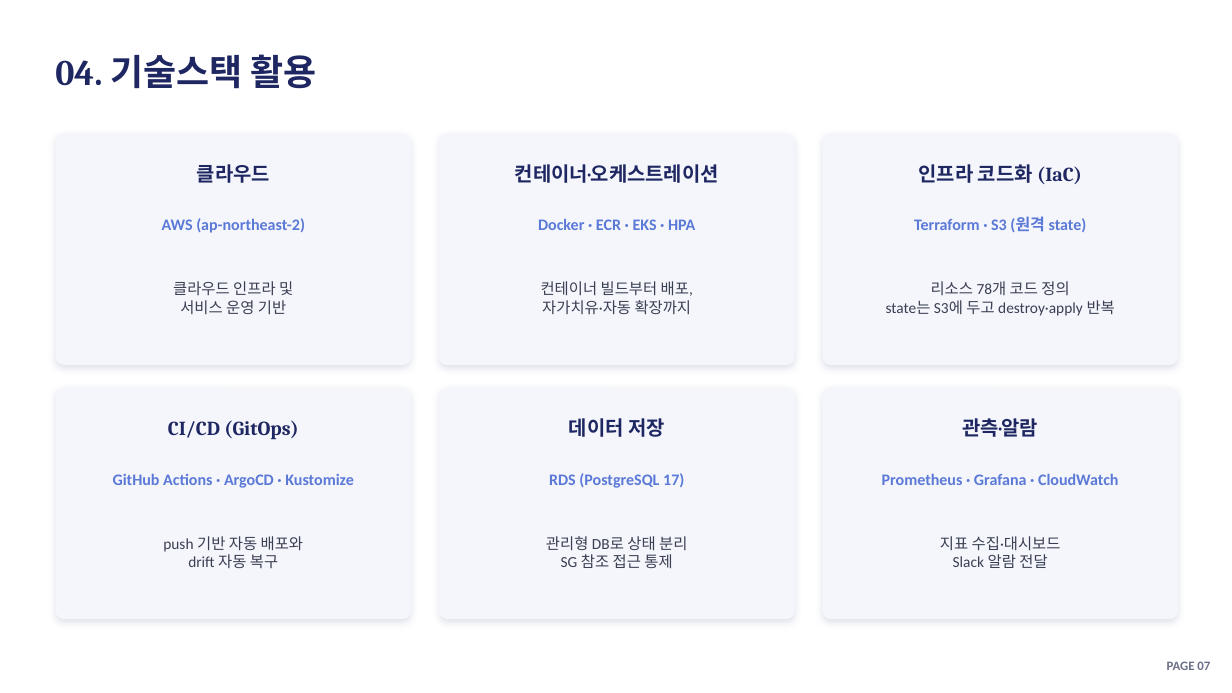
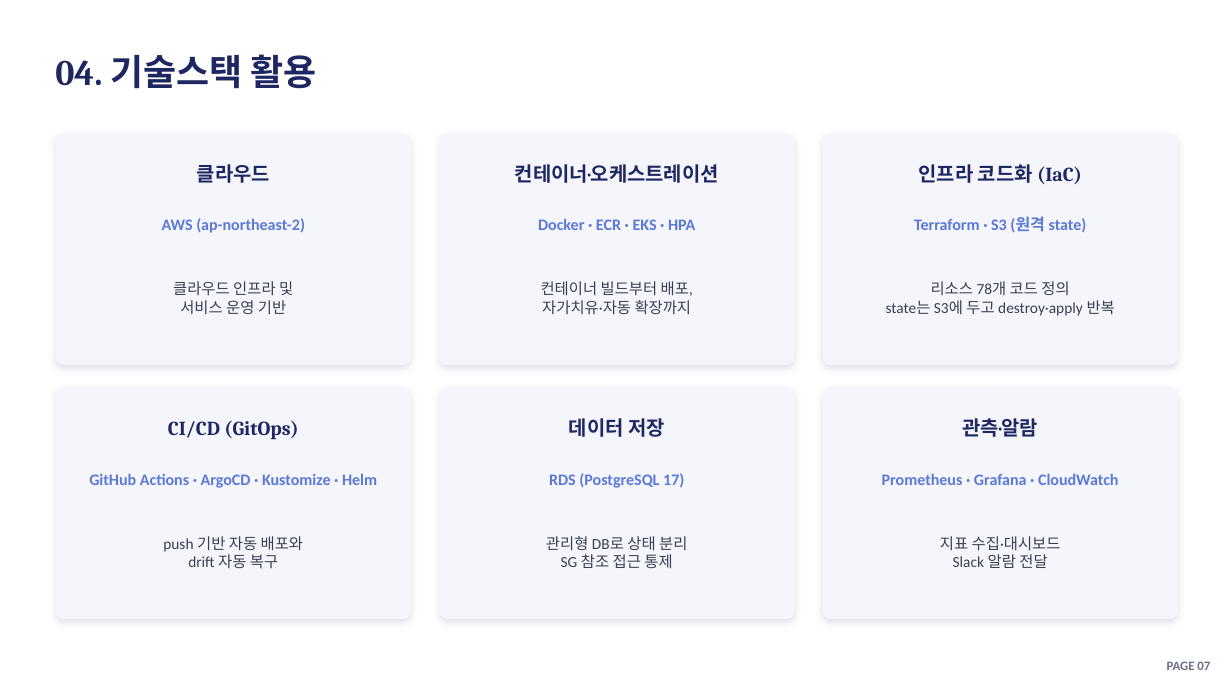
Before and after one commit to soc05272/eks-gitops-portfolio, a slide deck: slide 7 of docs/presentation.pptx. Drawn at 1232x693 pixels with LibreOffice and Linux fonts; fonts in the diff are those of the drawing. Boxes give left, top, right and bottom in pixels: in the first picture for what was removed or moved away, otherwise in the second. Text is boxed around its words. In the diff, an @@ line names an element or a change of style, - is before the commit and + after.

```diff
--- a/docs/presentation.pptx
+++ b/docs/presentation.pptx
@@ text at (x1=89, y1=473, x2=377, y2=488): text changed @@
-GitHub Actions · ArgoCD · Kustomize
+GitHub Actions · ArgoCD · Kustomize · Helm
```
Also in this commit, not shown: 8 other slides changed, 10 other files.
